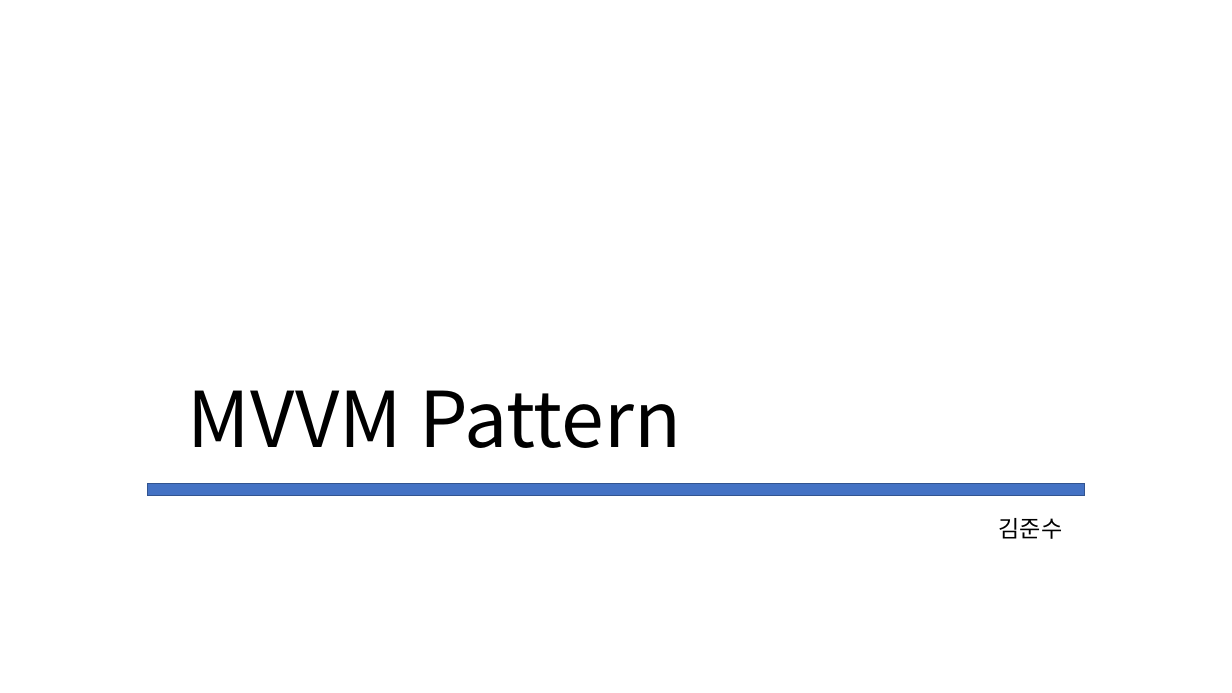
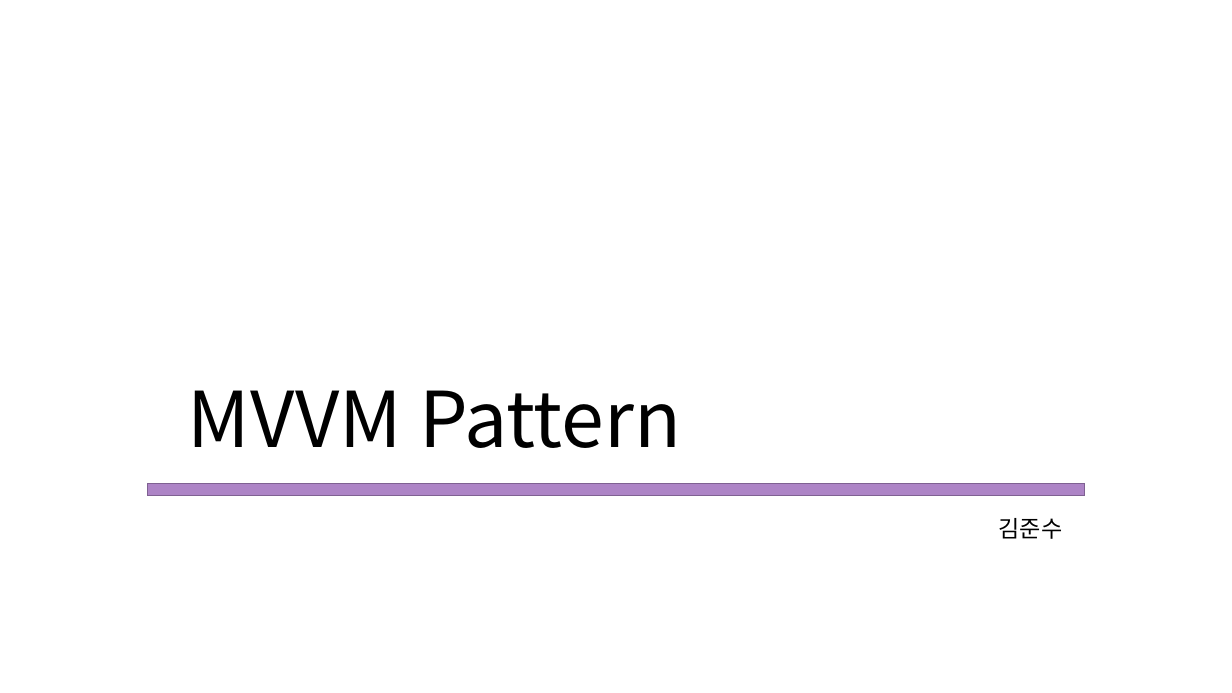
Before and after one commit to Mikusnuz/MyPractice, a slide deck: slide 1 of Study/MVVM.pptx. Drawn at 1232x693 pixels with LibreOffice and Linux fonts; fonts in the diff are those of the drawing. Boxes give left, top, right and bottom in pixels: in the first picture for what was removed or moved away, otherwise in the second. Text is boxed around its words. In the diff, an @@ line names an element or a change of style, - is before the commit and + after.

```diff
--- a/Study/MVVM.pptx
+++ b/Study/MVVM.pptx
@@ rectangle at (148,483,1085,495): fill #4472C4 to #AD84C6; outline #325491 1 pt to #806292 1 pt @@
```
Also in this commit, not shown: 6 slides added, 1 slide removed, 3 other files.
